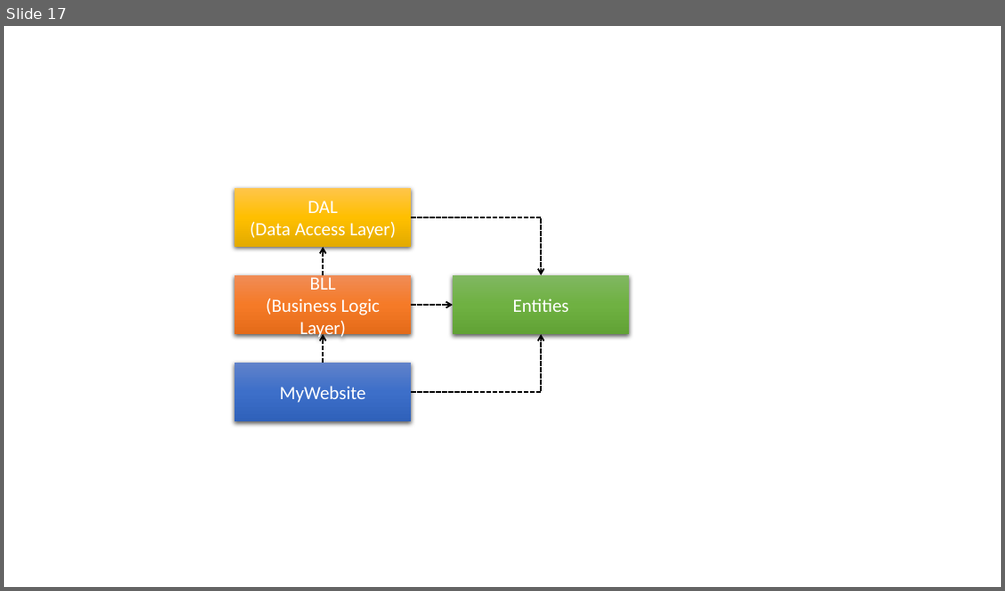
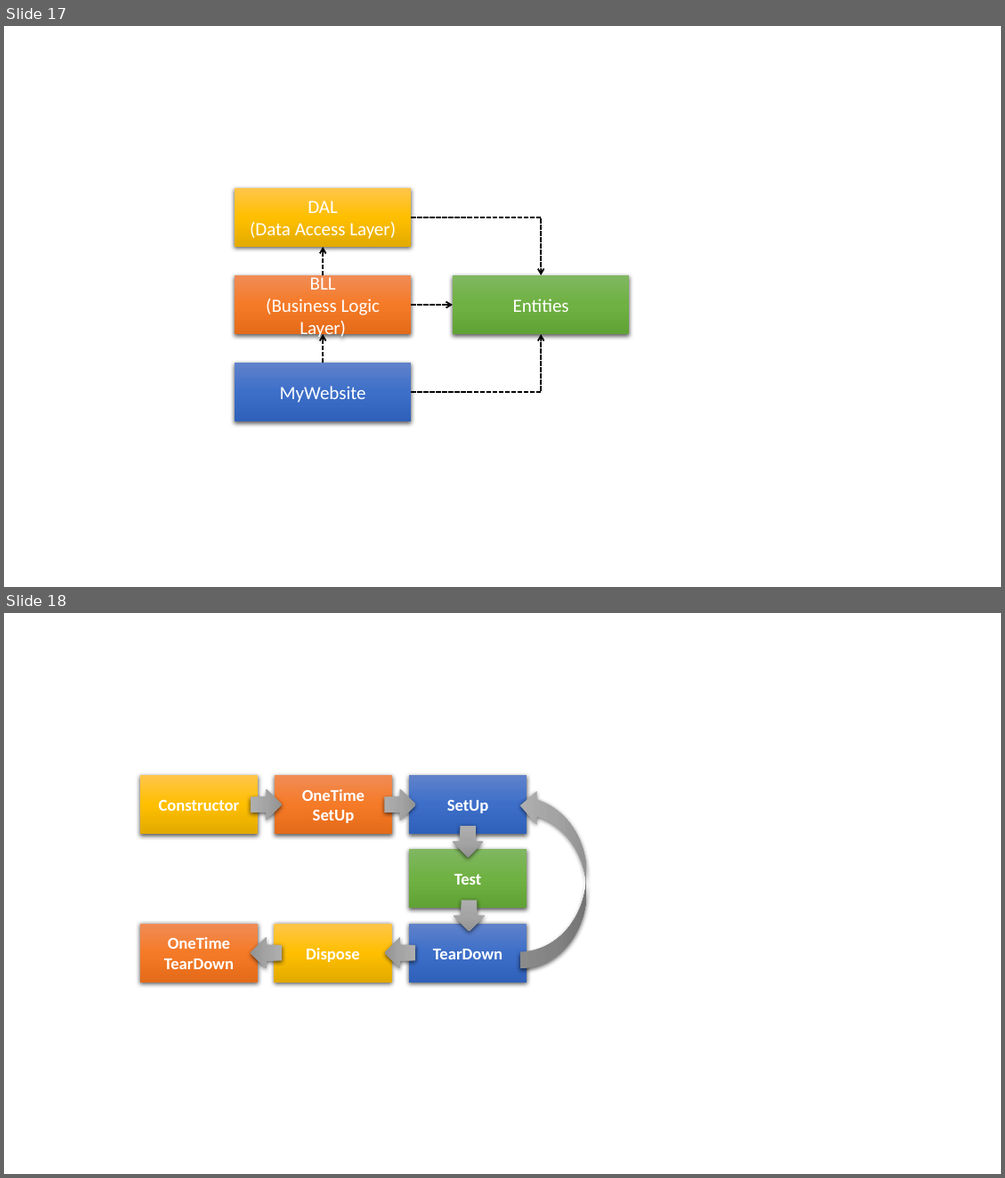
Before and after one commit to johnwu1114/blog-johnwu-cc, a slide deck: source/_assets/Blog動畫.pptx. Shown one above the other, each under a label of ours: slide 17 before the commit, slides 17 and 18 after it. The pictures are 1005x591 and 1005x1178 pixels, drawn with LibreOffice and Linux fonts; fonts in the diff are those of the drawing. Boxes give left, top, right and bottom in pixels: in the first picture for what was removed or moved away, otherwise in the second. Text is boxed around its words. In the diff, an @@ line names an element or a change of style, - is before the commit and + after.

```diff
--- a/source/_assets/Blog動畫.pptx
+++ b/source/_assets/Blog動畫.pptx
@@ slide 18 added at bbox=[4, 613, 1001, 1174], background #FFFFFF @@
@@ rectangle added at bbox=[140, 775, 258, 835], fill gradient #FFC64B to #FFC000 to #E3AB00, 16 pt, text #FFFFFF, bold @@
+Constructor
@@ down arrow added at bbox=[251, 788, 283, 820], fill gradient #AFAFAF to #A5A5A5 to #939393 @@
@@ rectangle added at bbox=[275, 775, 392, 835], fill gradient #F18C57 to #F67B28 to #E56C19, 16 pt, text #FFFFFF, bold @@
+OneTime
+SetUp
@@ down arrow added at bbox=[385, 788, 416, 820], fill gradient #AFAFAF to #A5A5A5 to #939393 @@
@@ rectangle added at bbox=[409, 775, 526, 835], fill gradient #6183CB to #3E70CA to #3062BB, 16 pt, text #FFFFFF, bold @@
+SetUp
@@ curved up arrow added at bbox=[520, 789, 587, 969], fill gradient #AFAFAF to #A5A5A5 to #939393 @@
@@ down arrow added at bbox=[453, 826, 484, 858], fill gradient #AFAFAF to #A5A5A5 to #939393 @@
@@ rectangle added at bbox=[409, 850, 526, 908], fill gradient #81B861 to #6FB242 to #62A336, 16 pt, text #FFFFFF, bold @@
+Test
@@ down arrow added at bbox=[453, 900, 485, 932], fill gradient #AFAFAF to #A5A5A5 to #939393 @@
@@ rectangle added at bbox=[140, 924, 258, 982], fill gradient #F18C57 to #F67B28 to #E56C19, 16 pt, text #FFFFFF, bold @@
+OneTime
+TearDown
@@ rectangle added at bbox=[274, 924, 391, 982], fill gradient #FFC64B to #FFC000 to #E3AB00, 16 pt, text #FFFFFF, bold @@
+Dispose
@@ rectangle added at bbox=[409, 924, 526, 982], fill gradient #6183CB to #3E70CA to #3062BB, 16 pt, text #FFFFFF, bold @@
+TearDown
@@ down arrow added at bbox=[251, 937, 283, 968], fill gradient #AFAFAF to #A5A5A5 to #939393 @@
@@ down arrow added at bbox=[385, 937, 416, 968], fill gradient #AFAFAF to #A5A5A5 to #939393 @@
```
Also in this commit, not shown: 2 other files.
